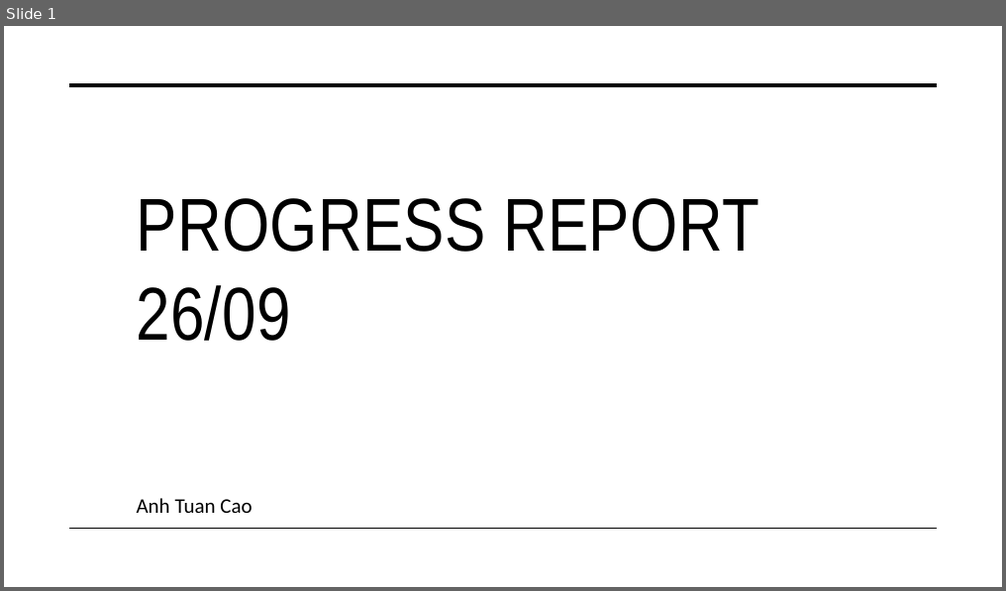
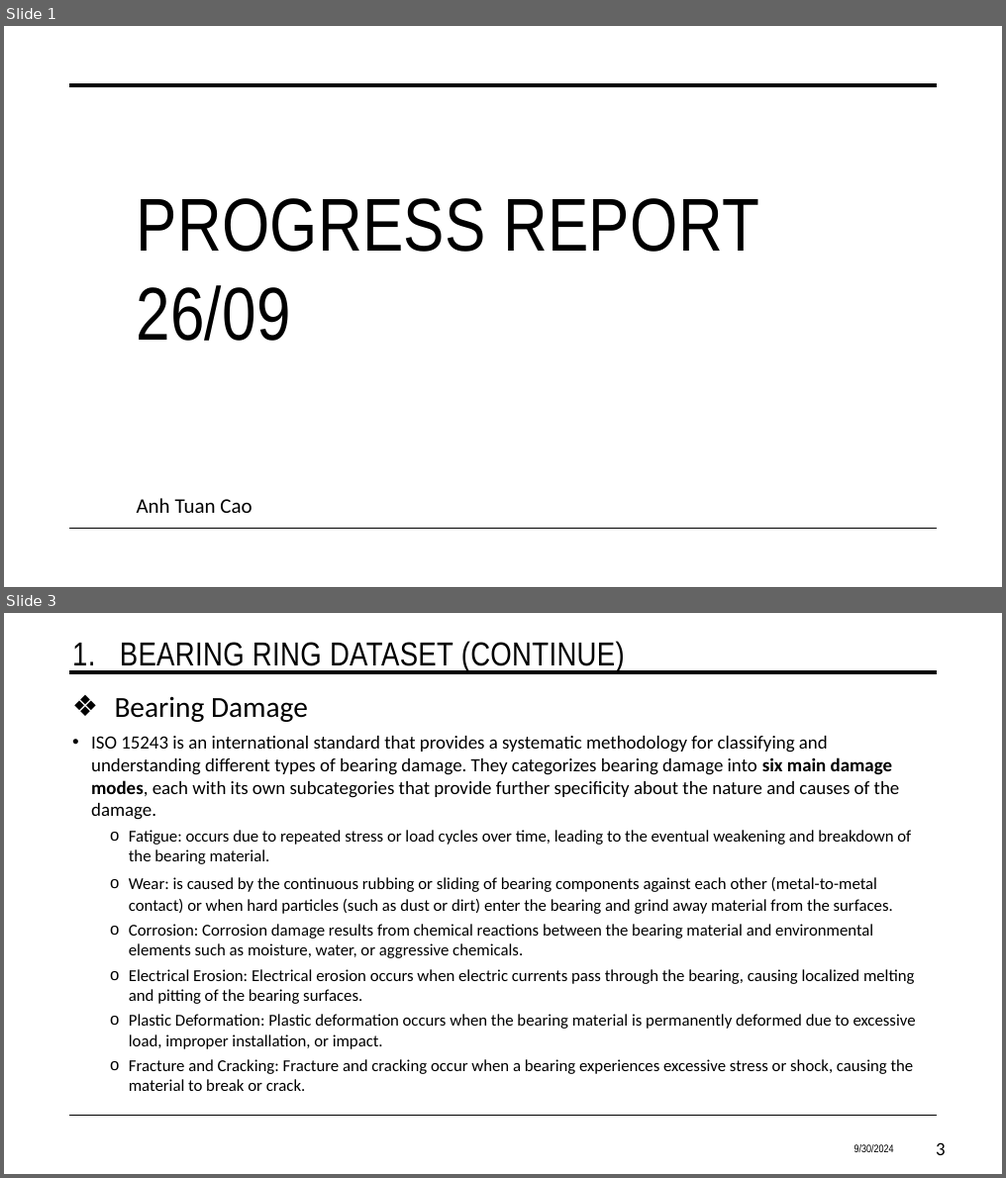
Before and after one commit to CaoTuan749/DLProject_1, a slide deck: Documentation/Presentation 3.pptx. Shown one above the other, each under a label of ours: slide 1 before the commit, slides 1 and 3 after it; the slides between them are not shown. The pictures are 1006x591 and 1006x1178 pixels, drawn with LibreOffice and Linux fonts; fonts in the diff are those of the drawing. Boxes give left, top, right and bottom in pixels: in the first picture for what was removed or moved away, otherwise in the second. Text is boxed around its words. In the diff, an @@ line names an element or a change of style, - is before the commit and + after.

```diff
--- a/Documentation/Presentation 3.pptx
+++ b/Documentation/Presentation 3.pptx
@@ slide 3 added at box(4, 613, 1002, 1174), background #FFFFFF; not listed: 2 template elements that a slide beside it also shows @@
@@ title added at box(72, 641, 625, 672), 32 pt, text #000000 @@
+1. BEARING RING DATASET (CONTINUE)
@@ text added at box(115, 696, 308, 722), 28 pt, text #000000 @@
+❖ Bearing Damage
@@ text added at box(91, 736, 916, 1091), 16 pt, text #000000 @@
+• ISO 15243 is an international standard that provides a systematic methodology for classifying and understanding different types of bearing damage. They categorizes bearing damage into six main damage modes, each with its own subcategories that provide further specificity about the nature and causes of the damage.
+  o Fatigue: occurs due to repeated stress or load cycles over time, leading to the eventual weakening and breakdown of the bearing material.
+  o Wear: is caused by the continuous rubbing or sliding of bearing components against each other (metal-to-metal contact) or when hard particles (such as dust or dirt) enter the bearing and grind away material from the surfaces.
+  o Corrosion: Corrosion damage results from chemical reactions between the bearing material and environmental elements such as moisture, water, or aggressive chemicals.
+  o Electrical Erosion: Electrical erosion occurs when electric currents pass through the bearing, causing localized melting and pitting of the bearing surfaces.
+  o Plastic Deformation: Plastic deformation occurs when the bearing material is permanently deformed due to excessive load, improper installation, or impact.
+  o Fracture and Cracking: Fracture and cracking occur when a bearing experiences excessive stress or shock, causing the material to break or crack.
@@ text added at box(854, 1145, 894, 1153), 10.5 pt, text #000000 @@
+9/30/2024
@@ page number added at box(936, 1143, 945, 1156), 18 pt, text #000000 @@
+3
```
Also in this commit, not shown: 36 slides changed, 7 other slides added.
